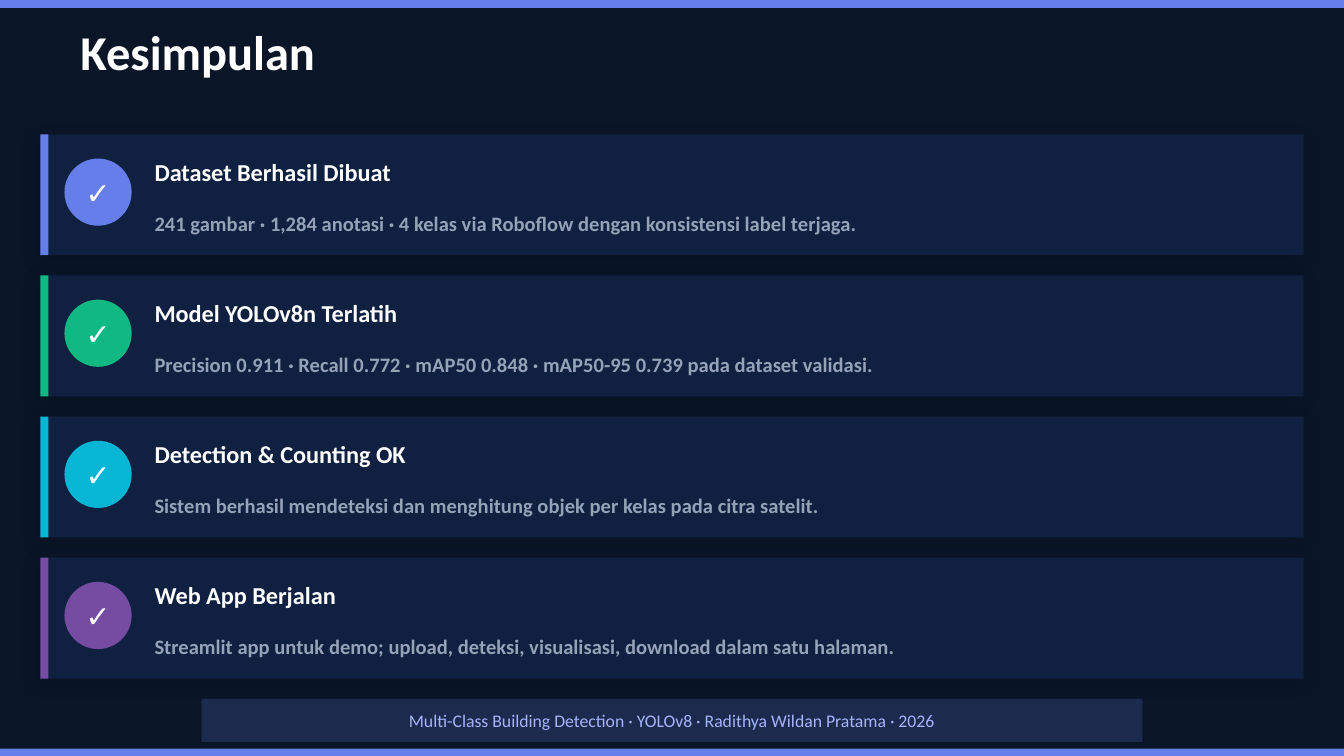
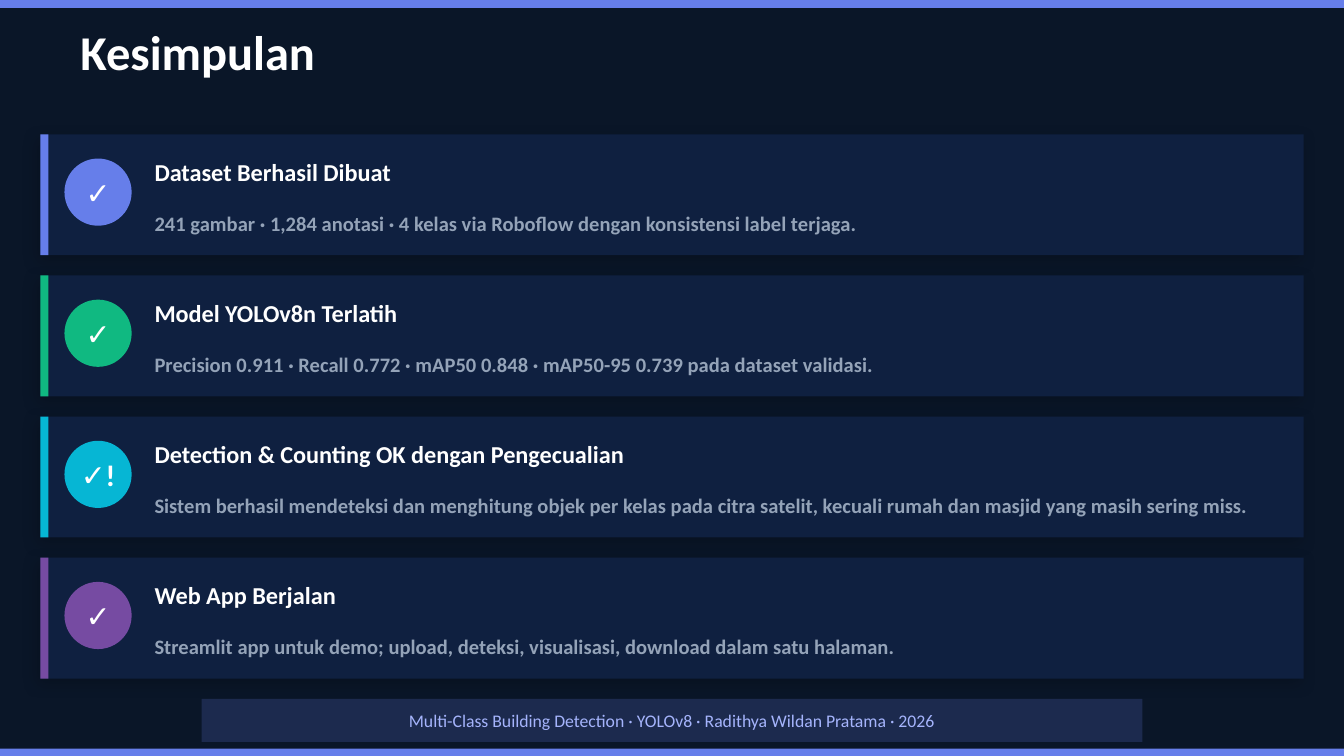
Before and after one commit to radithyawp/project-SC_YOLO, a slide deck: slide 30 of ppt/Building_Detection_YOLOv8_PPT.pptx. Drawn at 1344x756 pixels with LibreOffice and Linux fonts; fonts in the diff are those of the drawing. Boxes give left, top, right and bottom in pixels: in the first picture for what was removed or moved away, otherwise in the second. Text is boxed around its words. In the diff, an @@ line names an element or a change of style, - is before the commit and + after.

Commit message:
Updated latest ppt

```diff
--- a/ppt/Building_Detection_YOLOv8_PPT.pptx
+++ b/ppt/Building_Detection_YOLOv8_PPT.pptx
@@ text at (65,441,132,508): text changed @@
-✓
+✓!
@@ text at (155,446,624,467): text changed @@
-Detection & Counting OK
+Detection & Counting OK dengan Pengecualian
@@ text at (155,498,1247,517): text changed @@
-Sistem berhasil mendeteksi dan menghitung objek per kelas pada citra satelit.
+Sistem berhasil mendeteksi dan menghitung objek per kelas pada citra satelit, kecuali rumah dan masjid yang masih sering miss.
```
Also in this commit, not shown: 2 other slides changed.
